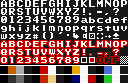
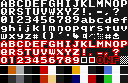
Layers edited between the first and the second w=128, h=83 image:
renamed "chrs" to "Pasted Layer", painted on it over <box>89,33,119,39</box>
